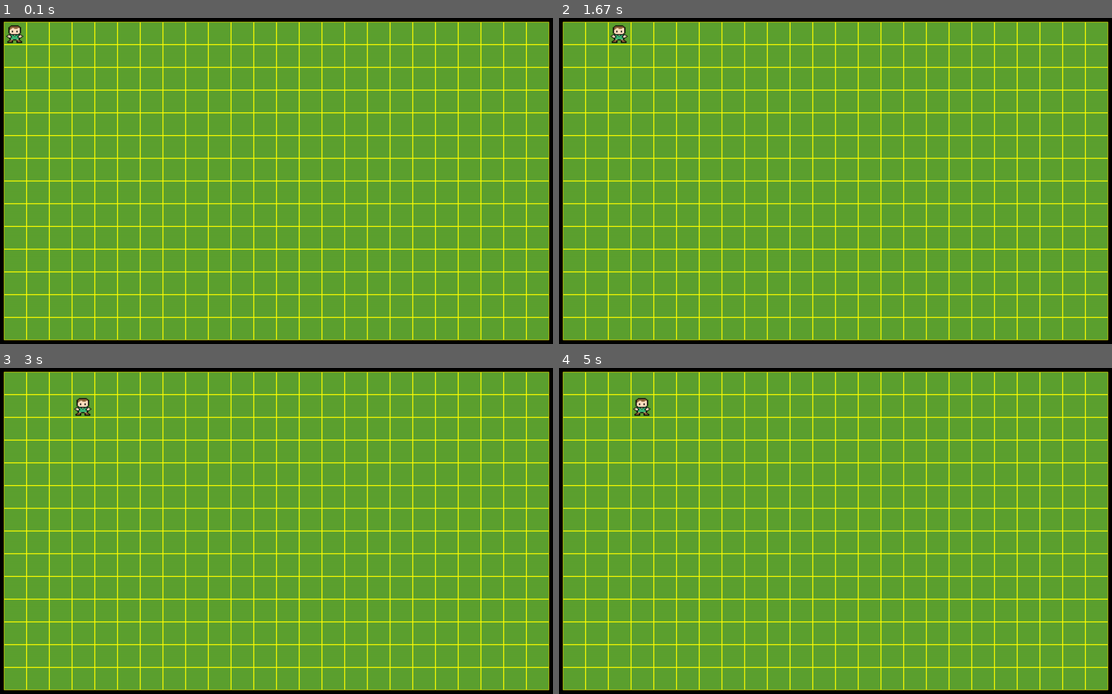
Above: before the commit, frames 1-4 (two rows, left to right).
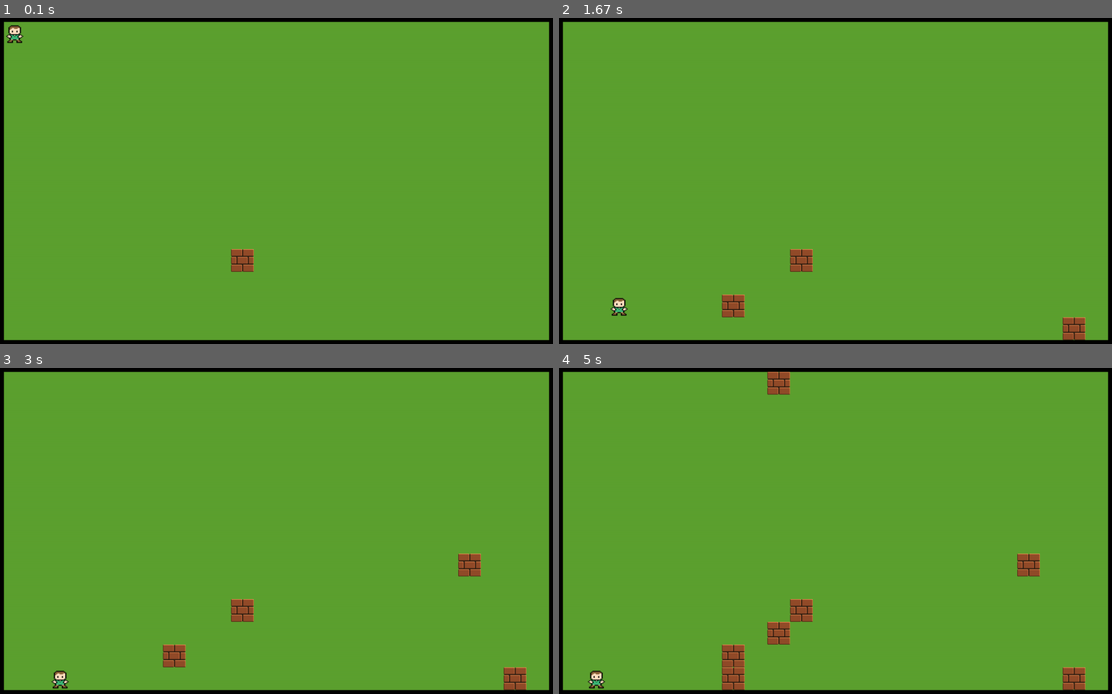
Above: after the commit, the same moments.

Repository: ArtSharaev/PygameProject
Game: pygame game, started from run.py
The game is run twice, just before and just after one commit, with the same random seed, the same clock (stepped at 60 frames per second) and the same inputs.
Inputs:
- Up to frame 1 (0.1 s): no input
- Up to frame 2 (1.67 s): hold W 0.33-0.8 s; hold Right 0.33-0.8 s; hold Right 0.83-1.3 s; hold W 1.33-1.63 s
- Up to frame 3 (3 s): hold Right 1.67-2.13 s; hold A 2.17-2.7 s; hold Down from 2.73 s (still down)
- Up to frame 4 (5 s): release Down at 3.03 s; hold A 3.07-3.47 s; hold Up 3.5-3.87 s; hold D 3.9-4.53 s; hold Down 4.57-4.93 s; hold A from 4.97 s (still down)

The runs differ from the first frame. In frame 1, 11% of the frame differs, in the area x 0-100%, y 1-99%; in frame 2, 12%; in frame 3, 12%; in frame 4, 13%.

Commit message:
30% работы, добавил рандомную генерацию стен и обработку столкновений

Diff:
--- a/MyClasses/BoardClass.py
+++ b/MyClasses/BoardClass.py
@@ -26,11 +26,12 @@
         # матрица со значениями клеток поля
         self.board = [[0] * width for _ in range(height)]
         self.sprite_group = pygame.sprite.Group()
-        # self.sprites = []
+        self.wall_sprite_group = pygame.sprite.Group()
 
     def render_cell(self, screen, x, y, color, border, value):
         # функция отрисовывает клетку, вставляется в цикл в функции render
-        pygame.draw.rect(screen, color, (x, y, self.cell_size, self.cell_size), border)
+        pygame.draw.rect(screen, color, (x, y, self.cell_size, self.cell_size),
+                         border)
         if value == 1:  # игрок
             pass
 
@@ -42,18 +43,19 @@
                 x = self.indleft + w * self.cell_size
                 y = self.indtop + h * self.cell_size
                 self.render_cell(screen, x, y, '#5DA130', 0, self.board[h][w])
-                self.render_cell(screen, x, y, '#ffff00', 1, self.board[h][w])
+                # self.render_cell(screen, x, y, '#ffff00', 1, self.board[h][w])
         self.sprite_group.draw(screen)
+        self.wall_sprite_group.draw(screen)
 
-    def get_cell_coords(self, mouse_pos):
-        # функция возвращает координаты клетки на поле
-        mouse_pos_x = mouse_pos[0]
-        mouse_pos_y = mouse_pos[1]
-        x = (mouse_pos_x - self.indleft) // self.cell_size
-        y = (mouse_pos_y - self.indtop) // self.cell_size
-        if x >= self.width or y >= self.height or y < 0 or x < 0:
-            return None
-        return x, y
+    # def get_cell_coords(self, mouse_pos):
+    #     # функция возвращает координаты клетки на поле
+    #     mouse_pos_x = mouse_pos[0]
+    #     mouse_pos_y = mouse_pos[1]
+    #     x = (mouse_pos_x - self.indleft) // self.cell_size
+    #     y = (mouse_pos_y - self.indtop) // self.cell_size
+    #     if x >= self.width or y >= self.height or y < 0 or x < 0:
+    #         return None
+    #     return x, y
 
     # def on_click(self, mouse_pos):
     #     # после клика по экрану
--- a/MyClasses/PlayerClass.py
+++ b/MyClasses/PlayerClass.py
@@ -23,6 +23,13 @@
         self.matrix_coords = [y, x]
         self.boardclass.board[self.matrix_coords[0]][self.matrix_coords[1]] = 1
 
+    def check_collision(self):
+        # проверка того, достиг ли игрок выхода
+        if(self.boardclass.board[self.matrix_coords[0]][self.matrix_coords[1]]
+                == 2):
+            return True
+        return False
+
     def update(self, key):
         self.boardclass.board[self.matrix_coords[0]][self.matrix_coords[1]] = 0
         if key == 'up':
@@ -45,7 +52,10 @@
             + self.boardclass.indleft
         y = self.matrix_coords[0] * self.boardclass.cell_size\
             + self.boardclass.indtop
-        self.boardclass.board[self.matrix_coords[0]][self.matrix_coords[1]] = 1
-        self.rect.x = x
-        self.rect.y = y
-        # pprint(self.boardclass.board)
+        if not self.check_collision():
+            self.boardclass.board[self.matrix_coords[0]][
+                self.matrix_coords[1]] = 1
+            self.rect.x = x
+            self.rect.y = y
+        else:
+            print('Игрок достиг выхода!')
--- a/MyClasses/WallClass.py
+++ b/MyClasses/WallClass.py
@@ -23,3 +23,12 @@
         self.rect.y = y * self.boardclass.cell_size + self.boardclass.indleft
         self.matrix_coords = [y, x]
         self.boardclass.board[self.matrix_coords[0]][self.matrix_coords[1]] = 3
+
+    def check_collision(self):
+        # проверка того, врезался ли игрок в стену
+        if (self.boardclass.board[self.matrix_coords[0]][self.matrix_coords[1]]
+                == 1):
+            self.boardclass.board[self.matrix_coords[0]][self.matrix_coords[1]]\
+                = 3
+            return True
+        return False
--- a/run.py
+++ b/run.py
@@ -1,42 +1,60 @@
 from MyClasses.BoardClass import *
 from MyClasses.PlayerClass import *
 from MyClasses.WallClass import *
-from random import randint
+from random import randint, choice
+from pprint import pprint
 
 if __name__ == '__main__':
     pygame.init()
+    movecount = 0
     size = width, height = 1220, 720
     screen = pygame.display.set_mode(size)
     board = Board(24, 14, cell_size=50)  # поле 24х14 со стороной клетки 50пкс
     screen.fill((0, 0, 0))  # пока фон игры просто залит черным цветом
     player = Player(0, 0, board)
-    # wall_sprites = []
-    # for _ in range(25):
-    #     x = randint(0, 23)
-    #     y = randint(0, 13)
-    #     wall = Wall(x, y, board)
-    #     wall_sprites.append(wall)
+    wall = Wall(10, 10, board)
+    board.wall_sprite_group.add(wall)
     board.sprite_group.add(player)
-    # for ws in wall_sprites:
-    #     board.sprite_group.add(ws)
     board.render(screen)  # первая отрисовка поля
     # clock = pygame.time.Clock()
     running = True
+    was_move = False
     while running:
         for event in pygame.event.get():
             if event.type == pygame.QUIT:
                 running = False
-            if event.type == pygame.MOUSEBUTTONDOWN:
-                board.on_click(event.pos)
+            # if event.type == pygame.MOUSEBUTTONDOWN:
+            #     board.on_click(event.pos)
             if event.type == pygame.KEYDOWN:
-                if event.key == pygame.K_UP:
+                if event.key == pygame.K_UP or event.key == pygame.K_w:
                     player.update('up')
-                if event.key == pygame.K_DOWN:
+                    was_move = True
+                if event.key == pygame.K_DOWN or event.key == pygame.K_s:
                     player.update('down')
-                if event.key == pygame.K_LEFT:
+                    was_move = True
+                if event.key == pygame.K_LEFT or event.key == pygame.K_a:
                     player.update('left')
-                if event.key == pygame.K_RIGHT:
+                    was_move = True
+                if event.key == pygame.K_RIGHT or event.key == pygame.K_d:
                     player.update('right')
+                    was_move = True
+                if was_move:
+                    movecount += 1
+                    # pprint(board.board)
+                    for ws in board.wall_sprite_group:
+                        if ws.check_collision():
+                            print('Игрок столкнулся со стеной!')
+                    if movecount % 2 == 0 and choice([0, 1, 1, 1]):
+                        x = randint(0, 23)
+                        y = randint(0, 13)
+                        while board.board[y][x] != 0:
+                            x = randint(0, 23)
+                            y = randint(0, 13)
+                        wall = Wall(x, y, board)
+                        board.wall_sprite_group.add(wall)
+                    board.render(screen)
+                    was_move = False
+
 
         # keys = pygame.key.get_pressed()
         # # список всех нажатых клавиш в момент времени
